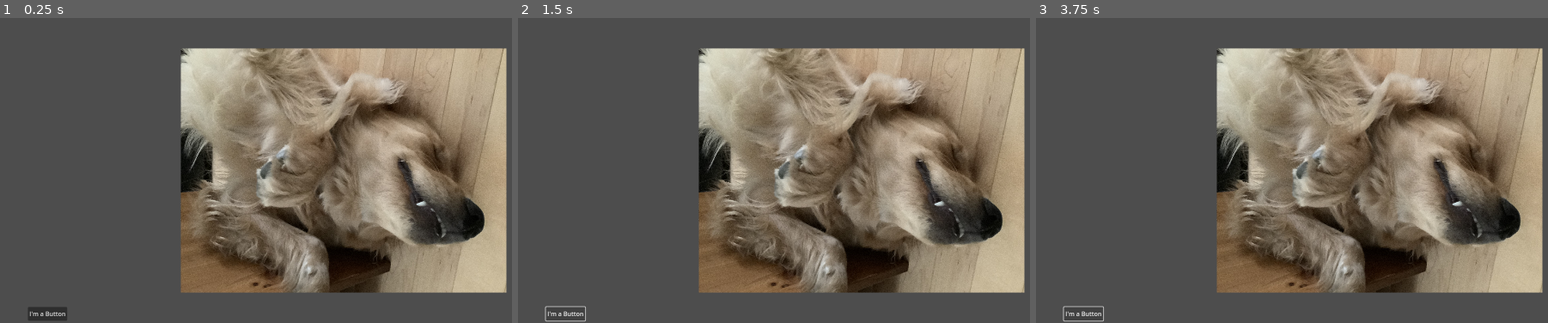
Above: before the commit, frames 1-3 (left to right).
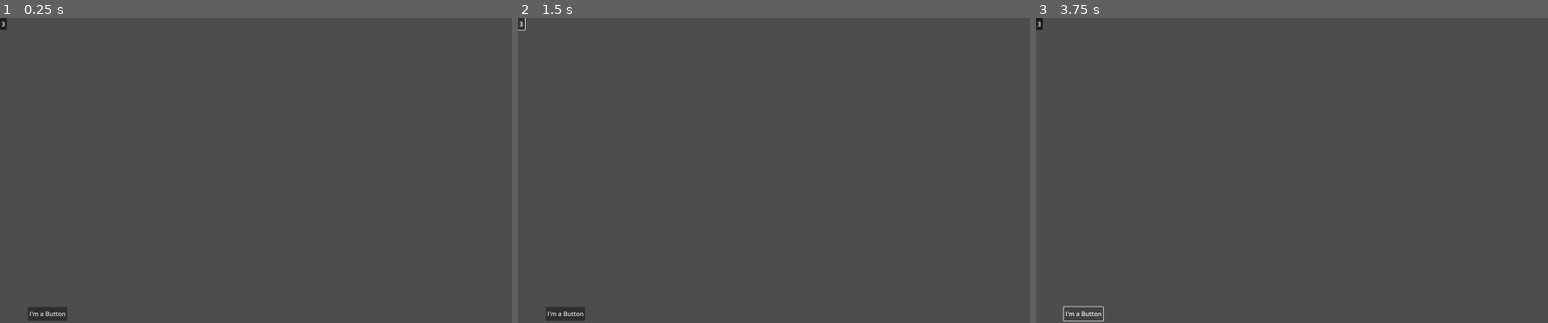
Above: after the commit, the same moments.

Repository: wuemily2/sketch-practice-assistant-godot
Game: Godot game, scene res://Windows/ImageScalingTest.tscn
Same seed, same stepped clock (60 frames per second), same inputs: the game is played once before the commit and once after it.
Inputs (mouse positions are in pixels of both pictures, inside the frame that each line leads up to):
- Up to frame 1 (0.25 s): no input
- Up to frame 2 (1.5 s): click "I'm a Button" at 0.5 s; click "I'm a Button" (after the commit: "1") at 1.25 s
- Up to frame 3 (3.75 s): click (1041, 24) at 2 s, where only the run after the commit has a clickable "2"; click (1041, 24) at 2.75 s, where only the run after the commit has a clickable "3"; click "I'm a Button" at 3.5 s

The runs differ from the first frame. In frame 1, 48% of the frame differs, in the area x 0-99%, y 0-91%; in frame 2, 48%, in the area x 0-99%, y 0-100%; in frame 3, 48%.

Commit message:
Modify test files

Diff:
--- /dev/null
+++ b/Windows/Container.gd
@@ -0,0 +1,15 @@
+extends Container
+
+
+# Called when the node enters the scene tree for the first time.
+func _ready():
+	pass # Replace with function body.
+
+func _notification(what):
+	if what == NOTIFICATION_SORT_CHILDREN:
+		print("Container SORT!")
+
+
+# Called every frame. 'delta' is the elapsed time since the previous frame.
+func _process(delta):
+	pass
--- /dev/null
+++ b/Windows/HBoxContainer.gd
@@ -0,0 +1,14 @@
+extends HBoxContainer
+
+
+# Called when the node enters the scene tree for the first time.
+func _ready():
+	pass # Replace with function body.
+
+func _notification(what):
+	if what == NOTIFICATION_SORT_CHILDREN:
+		print("HBOX SORT!")
+
+# Called every frame. 'delta' is the elapsed time since the previous frame.
+func _process(delta):
+	pass
--- a/Windows/ImageScalingTest.gd
+++ b/Windows/ImageScalingTest.gd
@@ -1,14 +1,27 @@
 extends Control
 
 
-# Called when the node enters the scene tree for the first time.
+# Solved window resize signaling issue with
+# https://github.com/godotengine/godot/issues/79336#issuecomment-1631627181
 func _ready():
 	var vwindow:Window = get_window()
 	print('_ready(): connecting size_changed to on_size_changed')
 	vwindow.size_changed.connect(on_size_changed)
+	self.position.x = 0
+	self.position.y = 0
 
 func on_size_changed():
 	print("size changed!")
+	# Expand size to fit screen, and fill 80% of the height
+	self.size.x = get_viewport().size.x
+	self.size.y = get_viewport().size.y
+	#$HBoxContainer.size.y = self.size.y * 0.5
+	#$HBoxContainer.size.x = self.size.x * 0.5
+	#for child in get_children():
+		#if child is Container:
+			#child.queue_sort()
+
+
 
 func _notification(what):
 	if what == NOTIFICATION_WM_SIZE_CHANGED:
--- a/Windows/ImageScalingTest.tscn
+++ b/Windows/ImageScalingTest.tscn
@@ -1,8 +1,10 @@
-[gd_scene load_steps=4 format=3 uid="uid://ctynya84kr8qn"]
+[gd_scene load_steps=6 format=3 uid="uid://ctynya84kr8qn"]
 
 [ext_resource type="Texture2D" uid="uid://0ybyr35xdesj" path="res://IMG_0019.JPG" id="1_wu5um"]
 [ext_resource type="Script" path="res://Windows/ImageScalingTest.gd" id="1_yt1mr"]
 [ext_resource type="Script" path="res://Windows/TextureRect.gd" id="2_h8soe"]
+[ext_resource type="Script" path="res://Windows/HBoxContainer.gd" id="4_d0h4m"]
+[ext_resource type="Script" path="res://Windows/Container.gd" id="5_0l6gc"]
 
 [node name="Control" type="Control"]
 layout_mode = 3
@@ -14,6 +16,7 @@
 script = ExtResource("1_yt1mr")
 
 [node name="TextureRect" type="TextureRect" parent="."]
+visible = false
 layout_mode = 0
 offset_left = 36.0
 offset_top = 36.0
@@ -32,3 +35,40 @@
 offset_bottom = 794.0
 text = "I'm a Button
 "
+
+[node name="HBoxContainer" type="HBoxContainer" parent="."]
+visible = false
+layout_mode = 0
+offset_right = 775.0
+offset_bottom = 200.0
+script = ExtResource("4_d0h4m")
+
+[node name="Button" type="Button" parent="HBoxContainer"]
+layout_mode = 2
+text = "I'm a text That works ok"
+
+[node name="Button2" type="Button" parent="HBoxContainer"]
+layout_mode = 2
+text = "I'm button 2"
+
+[node name="Button3" type="Button" parent="HBoxContainer"]
+layout_mode = 2
+text = "I'm button 3"
+
+[node name="Container" type="Container" parent="."]
+layout_mode = 0
+offset_right = 40.0
+offset_bottom = 40.0
+script = ExtResource("5_0l6gc")
+
+[node name="Button" type="Button" parent="Container"]
+layout_mode = 2
+text = "1"
+
+[node name="Button2" type="Button" parent="Container"]
+layout_mode = 2
+text = "2"
+
+[node name="Button3" type="Button" parent="Container"]
+layout_mode = 2
+text = "3"
